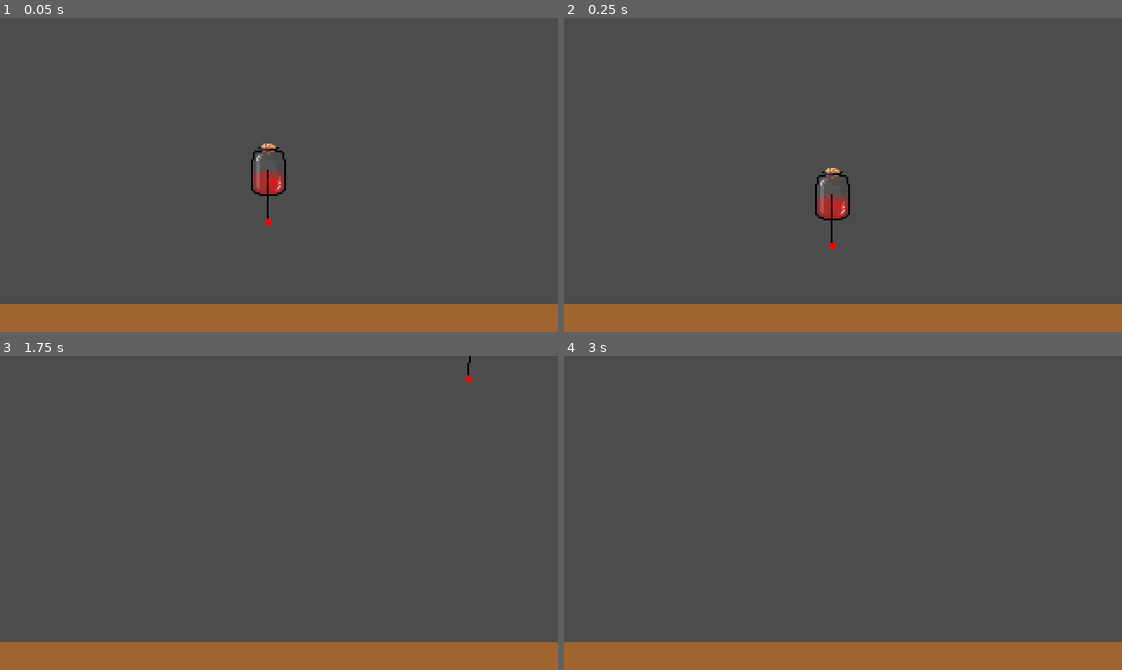
Above: before the commit, frames 1-4 (two rows, left to right).
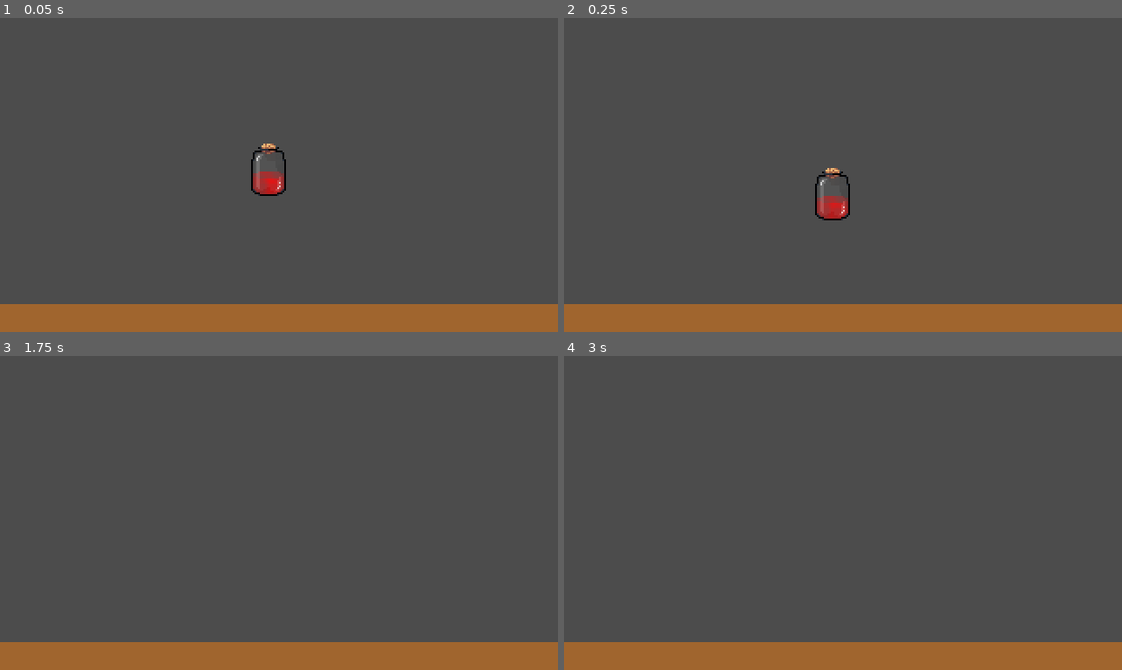
Above: after the commit, the same moments.

Repository: Dowsley/the-witching-hour
Game: Godot game, scene res://src/game.tscn
Two runs of this game, one before a commit and one after it. Both use one fixed random seed, a clock stepped at 60 frames per second and the inputs below.
Inputs (mouse positions are in pixels of both pictures, inside the frame that each line leads up to):
- Up to frame 1 (0.05 s): no input
- Up to frame 2 (0.25 s): no input
- Up to frame 3 (1.75 s): drag from (267, 610) to (334, 443) at 0.52 s; drag from (167, 528) to (385, 356) at 1.27 s
- Up to frame 4 (3 s): move the mouse to (898, 443) at 2.02 s; click (898, 443) at 2.17 s; drag from (815, 575) to (675, 465) at 2.77 s

The runs differ from the first frame. In frame 1, less than 0.1% of the frame differs, in the area x 47-49%, y 48-67%; in frame 2, less than 0.1%; in frame 3, less than 0.1%; in frame 4, nothing differs.

Commit message:
Better dumping

Diff:
--- a/src/bottle/bottle.tscn
+++ b/src/bottle/bottle.tscn
@@ -42,7 +42,9 @@
 }
 
 [node name="Pendulum" type="Position2D" parent="Sprite/Liquid"]
+visible = false
 script = ExtResource( 5 )
+damping = 0.98
 
 [node name="CollisionShape2D" type="CollisionShape2D" parent="."]
 shape = SubResource( 2 )
